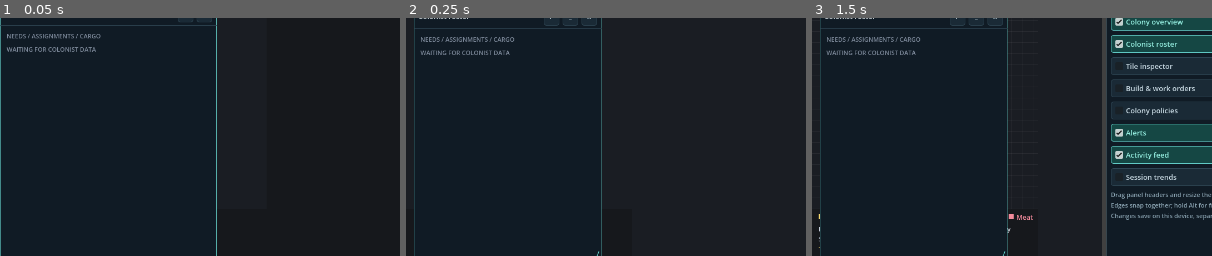
Above: before the commit, frames 1-3 (left to right).
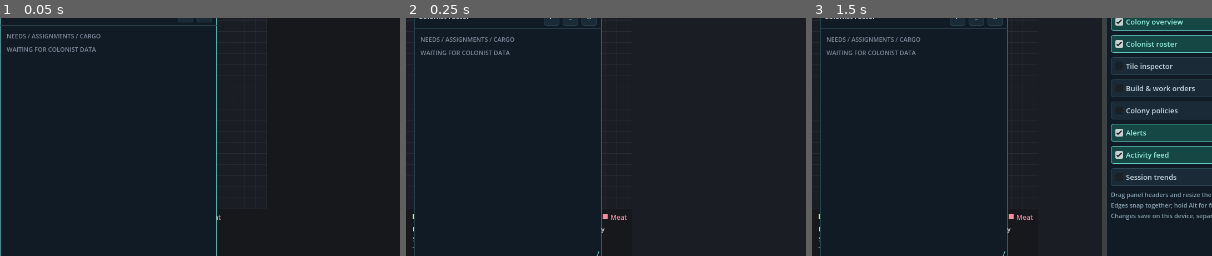
Above: after the commit, the same moments.

Repository: iMithrellas/continuum
Game: Godot game, scene res://tools/map_ui_test.tscn
Same seed, same stepped clock (60 frames per second), same inputs: the game is played once before the commit and once after it. This scene is started directly instead of the project's main scene.
Inputs:
- Up to frame 1 (0.05 s): no input
- Up to frame 2 (0.25 s): no input
- Up to frame 3 (1.5 s): click "+ New" at 0.5 s; click "+ New" at 1.25 s
The pictures show only the part of the screen within x 0-50%, y 16-66%; the shares and areas given below are measured in that part.

The runs differ from the first frame. In frame 1, less than 0.1% of the frame differs, in the area x 54-56%, y 82-85%; in frame 2, 0.1%, in the area x 1-56%, y 82-97%; in frame 3, nothing differs.

Commit message:
feat(client): add animated colonist movement

Diff:
--- a/client/godot/scripts/colony_map.gd
+++ b/client/godot/scripts/colony_map.gd
@@ -1,4 +1,4 @@
-## Draws the abstract colony grid and the colonist markers.
+## Draws the abstract colony grid and the sprite-backed colonist markers.
 ##
 ## Purely a view: it reads typed rows out of the generated `SpacetimeDB.Continuum`
 ## bindings and never mutates anything. Clicking a tile only emits
@@ -33,6 +33,10 @@
 	Color("ec407a"), Color("8bc34a"), Color("b39ddb"),
 	Color("80cbc4"), Color("ffcc80"),
 ]
+const COLONIST_WALK_TEXTURE: Texture2D = preload("res://assets/colonist_worker_test_walk.png")
+const COLONIST_WALK_FRAME_COUNT := 4
+const COLONIST_WALK_FRAME_MS := 140
+const COLONIST_WALK_FRAME_SIZE := 32.0
 
 const DISABLED_COLOR := Color("50202a")
 const GRID_LINE_COLOR := Color(1, 1, 1, 0.06)
@@ -49,8 +53,8 @@
 var _drag_current := Vector2i.ZERO
 var _drag_inside := false
 
-## Rendered colonist positions, eased towards the authoritative tile positions so
-## movement reads as movement instead of teleporting.
+## Rendered colonist positions, eased towards the authoritative tile/progress
+## positions so movement reads as movement instead of teleporting.
 var _visual_positions: Dictionary[int, Vector2] = {}
 var _font: Font = null
 ## Grid extent, derived from the tiles the server actually sent.
@@ -59,12 +63,14 @@
 var _generation := -1
 var _stored_amounts: Dictionary[int, float] = {}
 var _stock_pulses: Dictionary[int, float] = {}
+var _walk_frame := 0
 ## Global drag tracking must never treat floating windows as map cells.
 var input_blocked: Callable
 
 
 func _ready() -> void:
 	_font = ThemeDB.fallback_font
+	texture_filter = CanvasItem.TEXTURE_FILTER_NEAREST
 	set_process(true)
 	set_process_input(true)
 	mouse_default_cursor_shape = Control.CURSOR_CROSS
@@ -117,27 +123,43 @@
 	if not _has_state or SpacetimeDB.Continuum.db == null:
 		return
 	var changed: bool = false
+	var animation_frame := int(Time.get_ticks_msec() / float(COLONIST_WALK_FRAME_MS)) % COLONIST_WALK_FRAME_COUNT
+	if animation_frame != _walk_frame:
+		_walk_frame = animation_frame
+		changed = true
 	for kind: int in _stock_pulses.keys():
 		_stock_pulses[kind] = maxf(0.0, _stock_pulses[kind] - delta)
 		changed = true
 		if _stock_pulses[kind] <= 0.0:
 			_stock_pulses.erase(kind)
 	for colonist: ContinuumColonist in SpacetimeDB.Continuum.db.colonist.iter():
-		var target := Vector2(colonist.x, colonist.y)
+		var target := _colonist_render_position(colonist)
 		if not _visual_positions.has(colonist.id):
 			_visual_positions[colonist.id] = target
 			changed = true
 			continue
 		var current: Vector2 = _visual_positions[colonist.id]
 		if current.distance_to(target) > 0.001:
-			# Snap when far behind (a big time-scale jump), ease when close.
-			if current.distance_to(target) > 3.0:
-				_visual_positions[colonist.id] = target
-			else:
-				_visual_positions[colonist.id] = current.lerp(target, clampf(delta * 8.0, 0.0, 1.0))
+			# High simulation speeds can advance several tiles per server tick;
+			# always ease the correction instead of visually teleporting.
+			_visual_positions[colonist.id] = current.lerp(target, clampf(delta * 8.0, 0.0, 1.0))
 			changed = true
 	if changed:
 		queue_redraw()
+
+
+func _colonist_render_position(colonist: ContinuumColonist) -> Vector2:
+	var position := Vector2(colonist.x, colonist.y)
+	var progress := clampf(colonist.move_progress, 0.0, 1.0)
+	if progress <= 0.0:
+		return position
+	if colonist.x != colonist.target_x:
+		position.x += 1.0 if colonist.target_x > colonist.x else -1.0
+	elif colonist.y != colonist.target_y:
+		position.y += 1.0 if colonist.target_y > colonist.y else -1.0
+	return Vector2(
+		lerpf(float(colonist.x), position.x, progress),
+		lerpf(float(colonist.y), position.y, progress))
 
 
 ## Called by [Main] after subscribed world rows change. Stock flashes show only
@@ -441,15 +463,20 @@
 		if sharing.size() > 1:
 			centre += Vector2.from_angle(TAU * sharing.find(colonist.id) / sharing.size()) * cell * 0.25
 		var colour: Color = COLONIST_COLORS[index % COLONIST_COLORS.size()]
-		var radius := cell * (0.23 if sharing.size() > 1 else 0.32)
+		var sprite_size := cell * (0.62 if sharing.size() > 1 else 0.82)
+		var radius := sprite_size * 0.36
 
 		draw_circle(centre, radius + 2.0, Color(0, 0, 0, 0.55))
 		draw_circle(centre, radius, colour)
-
-		var font_size := int(maxf(9.0, cell * 0.42))
-		draw_string(_font, centre + Vector2(-font_size * 0.32, font_size * 0.36),
-				colonist.name.substr(0, 1), HORIZONTAL_ALIGNMENT_LEFT, -1, font_size,
-				Color("14161a"))
+		var walking := colonist.x != colonist.target_x \
+				or colonist.y != colonist.target_y \
+				or colonist.move_progress > 0.001
+		var frame := _walk_frame if walking else 0
+		var sprite_rect := Rect2(centre - Vector2.ONE * sprite_size * 0.5,
+				Vector2.ONE * sprite_size)
+		var source_rect := Rect2(frame * COLONIST_WALK_FRAME_SIZE, 0.0,
+				COLONIST_WALK_FRAME_SIZE, COLONIST_WALK_FRAME_SIZE)
+		draw_texture_rect_region(COLONIST_WALK_TEXTURE, sprite_rect, source_rect)
 
 		if colonist.carried_amount > 0.0:
 			var cargo_colour: Color = RESOURCE_COLORS[colonist.carried_kind.value]
Binary file added: client/godot/assets/colonist_worker_test.aseprite
Binary file added: client/godot/assets/colonist_worker_test_walk.png
Not shown, added: client/godot/assets/colonist_worker_test_walk.png.import
